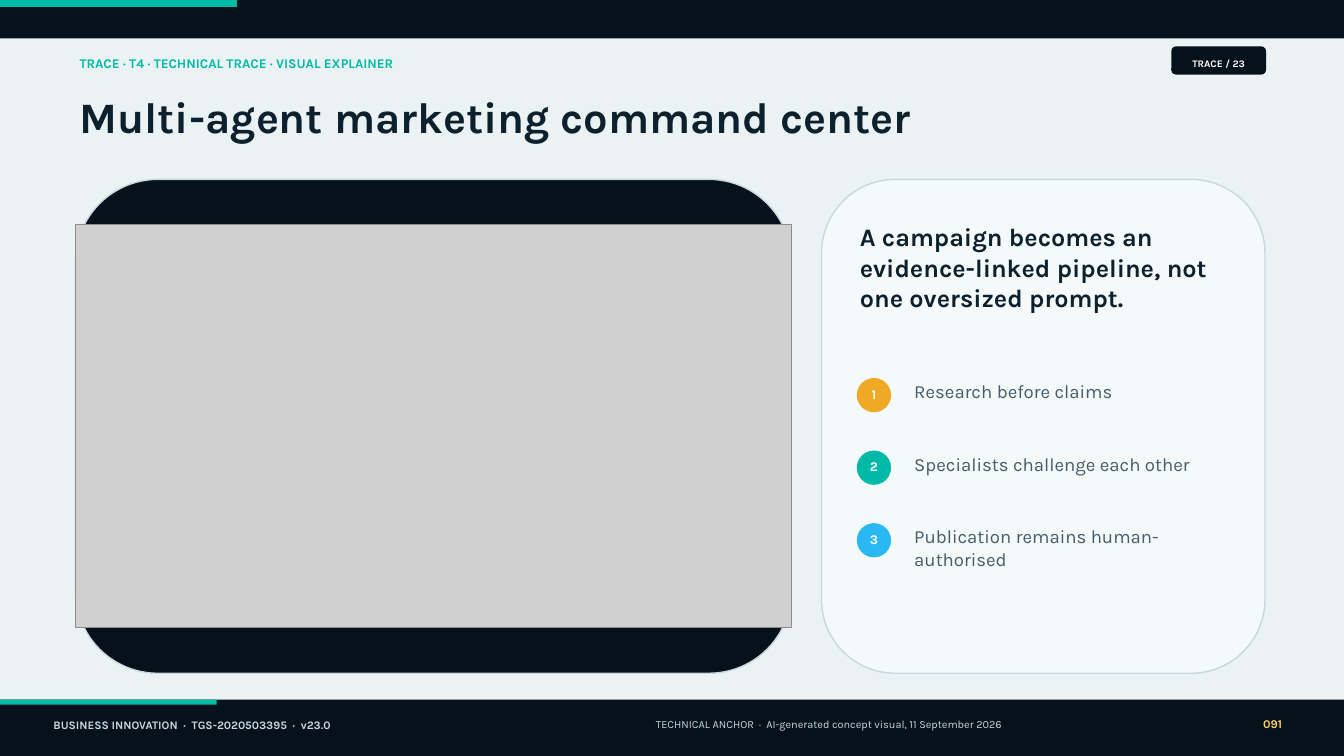
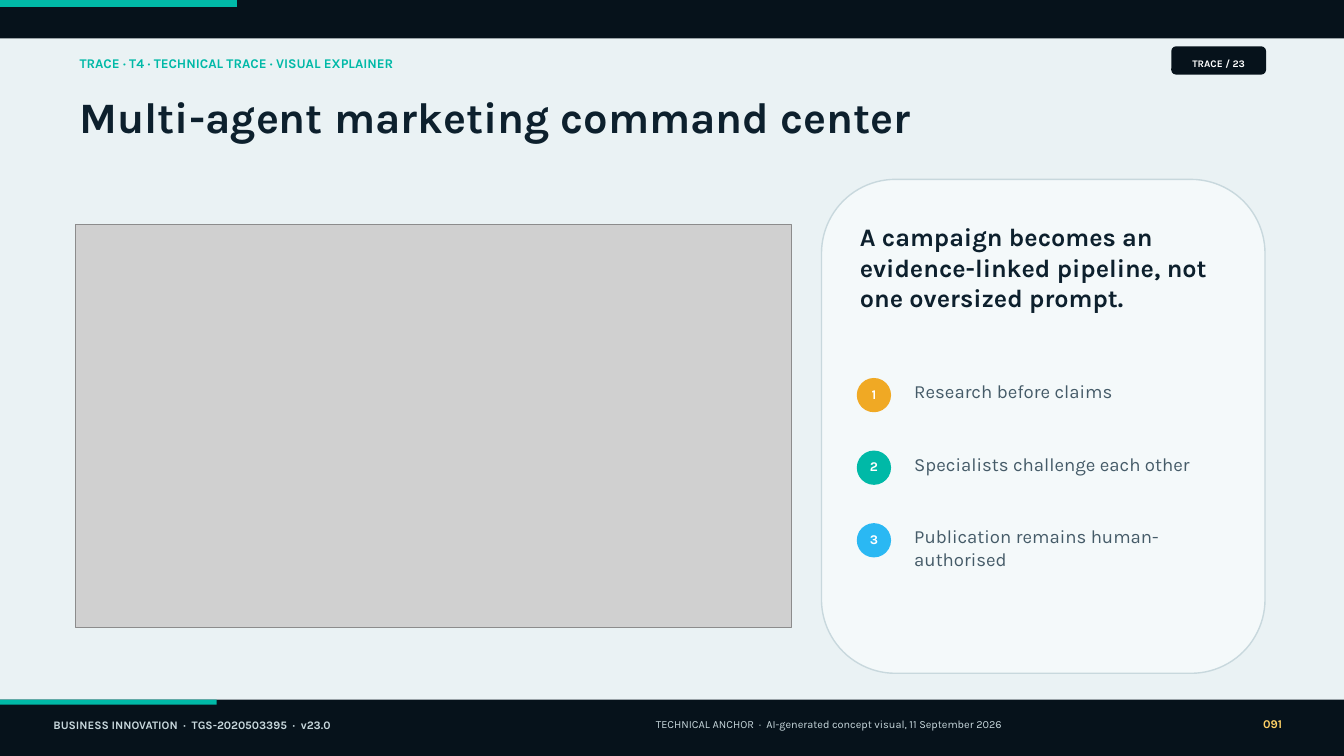
Before and after one commit to tertiarycourses/TGS-2020503395-Business-Innovation-with-AI-Agents, a slide deck: slide 91 of courseware/Business-Innovation-with-AI-Agents-v23.0.pptx. Drawn at 1344x756 pixels with LibreOffice and Linux fonts; fonts in the diff are those of the drawing; grey boxes stand for pictures. Boxes give left, top, right and bottom in pixels: in the first picture for what was removed or moved away, otherwise in the second. Text is boxed around its words. In the diff, an @@ line names an element or a change of style, - is before the commit and + after.

```diff
--- a/courseware/Business-Innovation-with-AI-Agents-v23.0.pptx
+++ b/courseware/Business-Innovation-with-AI-Agents-v23.0.pptx
@@ rounded rectangle removed at bbox=[76, 179, 791, 674] @@
```
Also in this commit, not shown: 4 other slides changed, 3 other files.
